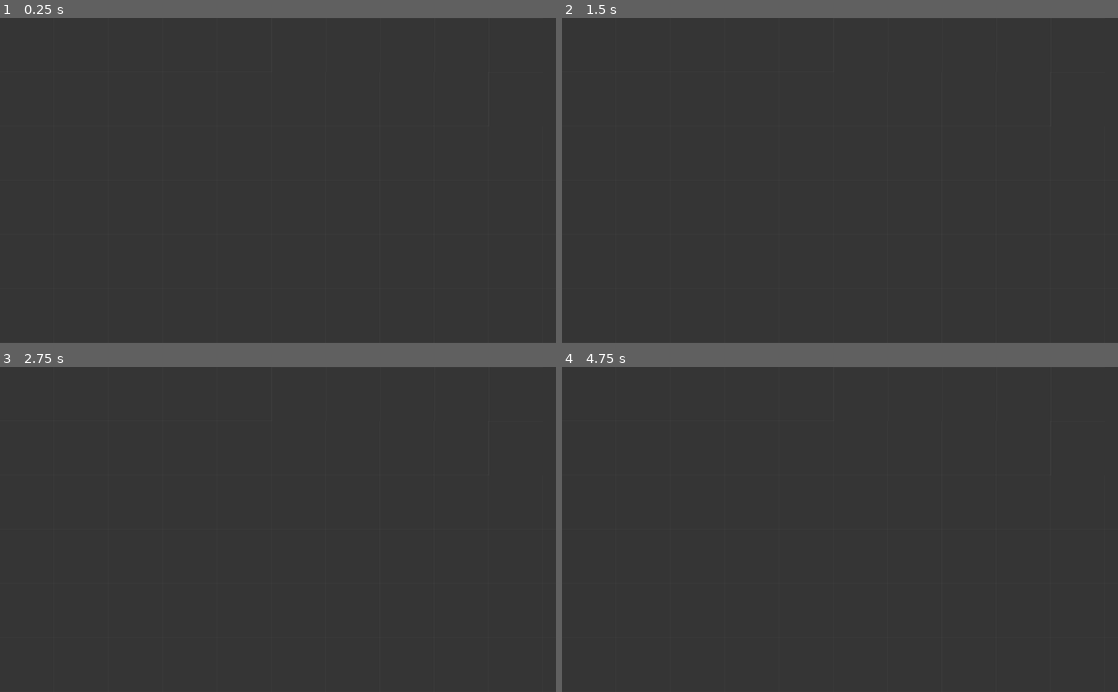
Above: before the commit, frames 1-4 (two rows, left to right).
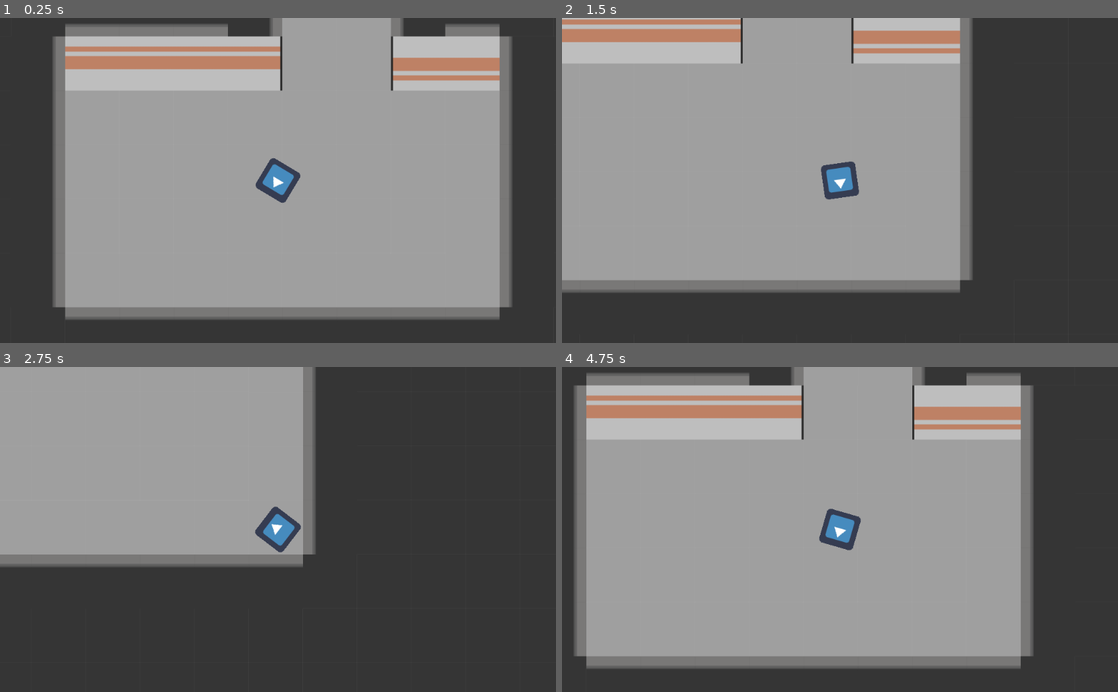
Above: after the commit, the same moments.

Repository: DarkVanityOfLight/Project75
Game: Godot game, scene res://Scenes/Lvls/Demo/Demo.tscn
Same seed, same stepped clock (60 frames per second), same inputs: the game is played once before the commit and once after it. The project has no main scene, so this scene is started directly. The engine's default icon, where the game draws it, is replaced by a stand-in: a white triangle on a blue panel in a dark square.
Inputs (mouse positions are in pixels of both pictures, inside the frame that each line leads up to):
- Up to frame 1 (0.25 s): no input
- Up to frame 2 (1.5 s): tap Enter at 0.5 s; move the mouse to (962, 164) at 0.52 s; hold D (walk_right, bound only after the commit) 0.53-1.28 s; move the mouse to (728, 196) at 1.27 s; hold S (walk_down, bound only after the commit) from 1.28 s (still down)
- Up to frame 3 (2.75 s): move the mouse to (333, 458) at 2.02 s; release S (walk_down, bound only after the commit) at 2.03 s; hold D (walk_right, bound only after the commit) from 2.03 s (still down)
- Up to frame 4 (4.75 s): move the mouse to (812, 594) at 2.77 s; release D (walk_right, bound only after the commit) at 2.78 s; hold W (walk_up, bound only after the commit) 2.78-3.53 s; move the mouse to (1006, 578) at 3.52 s; hold A (walk_left, bound only after the commit) from 3.53 s (still down); move the mouse to (673, 480) at 4.27 s

The runs differ from the first frame. In frame 1, 75% of the frame differs, in the area x 9-93%, y 0-93%; in frame 2, 62%; in frame 3, 35%; in frame 4, 75%.

Commit message:
feat: add spawn to demo lvl

Diff:
--- /dev/null
+++ b/Scenes/Lvls/Demo/Demo.gd
@@ -0,0 +1,9 @@
+extends Node2D
+
+const player = preload("res://Scenes/Player/Player.tscn")
+
+
+func _ready():
+	var player_instance = player.instance()
+	player_instance.position = $Spawn.position
+	add_child(player_instance)
--- a/Scenes/Lvls/Demo/Demo.tscn
+++ b/Scenes/Lvls/Demo/Demo.tscn
@@ -1,6 +1,7 @@
-[gd_scene load_steps=3 format=2]
+[gd_scene load_steps=4 format=2]
 
 [ext_resource path="res://Assets/Textures.png" type="Texture" id=1]
+[ext_resource path="res://Scenes/Lvls/Demo/Demo.gd" type="Script" id=2]
 
 [sub_resource type="TileSet" id=1]
 0/name = "Textures.png 0"
@@ -75,6 +76,7 @@
 4/z_index = 0
 
 [node name="Node2D" type="Node2D"]
+script = ExtResource( 2 )
 
 [node name="TileMap" type="TileMap" parent="."]
 tile_set = SubResource( 1 )
@@ -83,3 +85,6 @@
 tile_data = PoolIntArray( -655336, 4, 0, -589824, 4, 0, -589823, 4, 0, -589822, 4, 0, -589821, 4, 0, -589820, 4, 0, -58 …(6685 unchanged characters)…
 
 [node name="Light2D" type="Light2D" parent="."]
+
+[node name="Spawn" type="Position2D" parent="."]
+position = Vector2( 1491.72, -33.9028 )
--- a/project.godot
+++ b/project.godot
@@ -18,6 +18,29 @@
 config/name="Project75"
 config/icon="res://icon.png"
 
+[input]
+
+walk_up={
+"deadzone": 0.5,
+"events": [ Object(InputEventKey,"resource_local_to_scene":false,"resource_name":"","device":0,"alt":false,"shift":false,"control":false,"meta":false,"command":false,"pressed":false,"scancode":87,"unicode":0,"echo":false,"script":null)
+ ]
+}
+walk_down={
+"deadzone": 0.5,
+"events": [ Object(InputEventKey,"resource_local_to_scene":false,"resource_name":"","device":0,"alt":false,"shift":false,"control":false,"meta":false,"command":false,"pressed":false,"scancode":83,"unicode":0,"echo":false,"script":null)
+ ]
+}
+walk_left={
+"deadzone": 0.5,
+"events": [ Object(InputEventKey,"resource_local_to_scene":false,"resource_name":"","device":0,"alt":false,"shift":false,"control":false,"meta":false,"command":false,"pressed":false,"scancode":65,"unicode":0,"echo":false,"script":null)
+ ]
+}
+walk_right={
+"deadzone": 0.5,
+"events": [ Object(InputEventKey,"resource_local_to_scene":false,"resource_name":"","device":0,"alt":false,"shift":false,"control":false,"meta":false,"command":false,"pressed":false,"scancode":68,"unicode":0,"echo":false,"script":null)
+ ]
+}
+
 [rendering]
 
 quality/2d/use_pixel_snap=true
